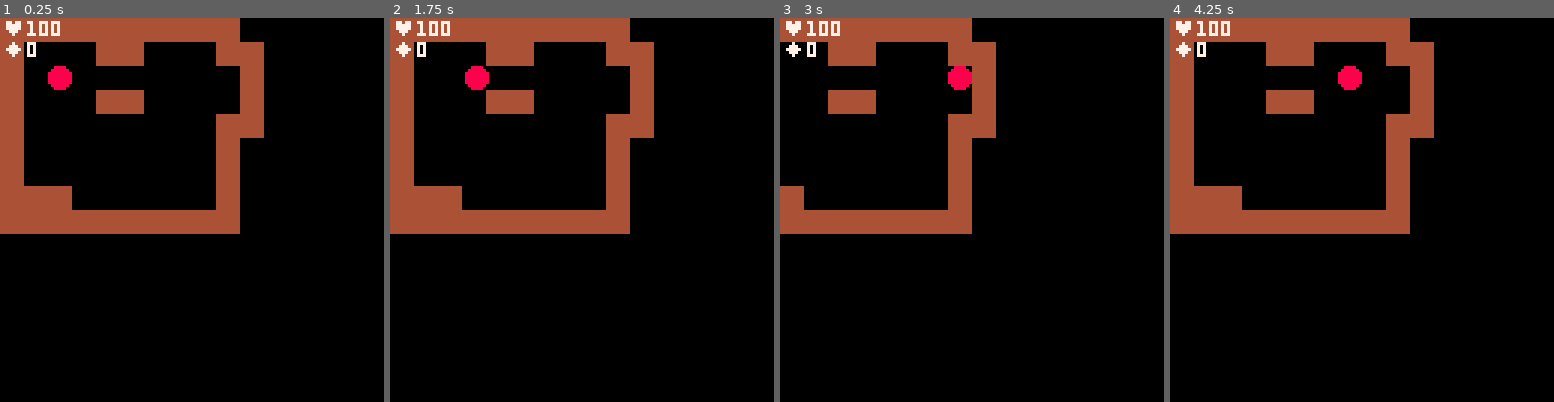
Above: before the commit, frames 1-4 (left to right).
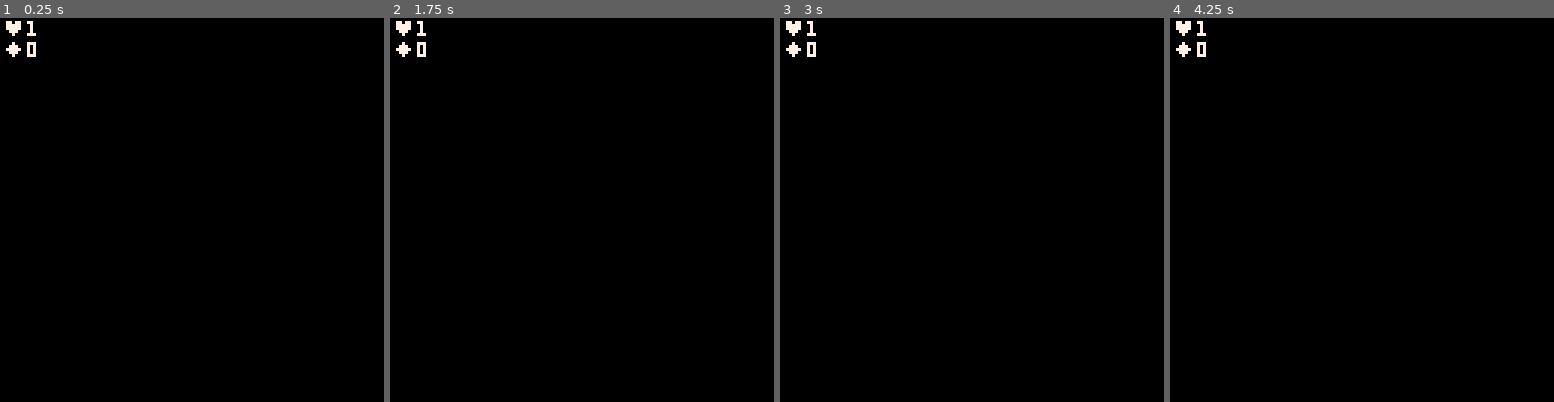
Above: after the commit, the same moments.

Repository: Powersaurus/flutton
Game: PICO-8 cartridge flutton.p8
Two runs of this game, one before a commit and one after it. Both use one fixed random seed, a clock stepped at 60 frames per second and the inputs below.
Inputs:
- Up to frame 1 (0.25 s): no input
- Up to frame 2 (1.75 s): tap X (X key) at 0.33, 1.07 s; hold Right from 1.6 s (still down)
- Up to frame 3 (3 s): tap X (X key) at 1.85, 2.97 s; release Right at 2.1 s; hold Up 2.15-2.42 s; hold Right from 2.47 s (still down)
- Up to frame 4 (4.25 s): release Right at 3.03 s; hold Left 3.08-3.58 s; hold Down 3.63-3.97 s; hold Right from 4.02 s (still down); tap X (X key) at 4.08 s

The runs differ from the first frame. In frame 1, 16% of the frame differs, in the area x 0-69%, y 0-57%; in frame 2, 16%; in frame 3, 12%; in frame 4, 16%.

Commit message:
Squashed url size by removing map + test sprites

Diff:
--- a/flutton.p8
+++ b/flutton.p8
@@ -62,7 +62,7 @@
     e.update=update_p
     p=e
    end
-   if(f&8==8)add(e.hit,function(e,t)if(fget(t.s)&1==1)p.lives-=1end)
+   if(f&8==8)add(e.hit,function(e,t)if(fget(t.s,1))p.lives-=1end)
    if f&16==16 then
     e.update=move
     e.spd=.075
@@ -90,7 +90,7 @@
 end
 
 function get(e,t)
- if(not e.del and fget(t.s)&1==1)score+=1
+ if(not e.del and fget(t.s,1))score+=1
  e.del=true
 end
 
@@ -132,7 +132,7 @@
 function pickup(e,t)
 if act
 and not t.act
-and fget(t.s)&1==1 then
+and fget(t.s,1) then
 t.act=true
 e.timer=0
 e.spd=1
@@ -144,7 +144,7 @@
 function atk(e,t)
 if act
 and not t.act
-and fget(t.s)&1==1 then
+and fget(t.s,1) then
 t.act=true
 e.lives-=1
 if(e.lives<1)e.del=true
@@ -238,26 +238,3 @@
  end
  if(not solid)t.y=my
 end
-
-__gfx__
-00000000008888004444444400000000000000000000000000000000000000000000000000000000000000000000000000000000000000000000000000000000
-00000000088888804444444400000000000000000000000000000000000000000000000000000000000000000000000000000000000000000000000000000000
-00000000888888884444444400000000000000000000000000000000000000000000000000000000000000000000000000000000000000000000000000000000
-00000000888888884444444400000000000000000000000000000000000000000000000000000000000000000000000000000000000000000000000000000000
-00000000888888884444444400000000000000000000000000000000000000000000000000000000000000000000000000000000000000000000000000000000
-00000000888888884444444400000000000000000000000000000000000000000000000000000000000000000000000000000000000000000000000000000000
-00000000088888804444444400000000000000000000000000000000000000000000000000000000000000000000000000000000000000000000000000000000
-00000000008888004444444400000000000000000000000000000000000000000000000000000000000000000000000000000000000000000000000000000000
-__gff__
-0001020000000000000000000000000000000000000000000000000000000000000000000000000000000000000000000000000000000000000000000000000000000000000000000000000000000000000000000000000000000000000000000000000000000000000000000000000000000000000000000000000000000000
-0000000000000000000000000000000000000000000000000000000000000000000000000000000000000000000000000000000000000000000000000000000000000000000000000000000000000000000000000000000000000000000000000000000000000000000000000000000000000000000000000000000000000000
-__map__
-0202020202020202020200000000000000000000000000000000000000000000000000000000000000000000000000000000000000000000000000000000000000000000000000000000000000000000000000000000000000000000000000000000000000000000000000000000000000000000000000000000000000000000
-0200000002020000000202000000000000000000000000000000000000000000000000000000000000000000000000000000000000000000000000000000000000000000000000000000000000000000000000000000000000000000000000000000000000000000000000000000000000000000000000000000000000000000
-0200010000000000000002000000000000000000000000000000000000000000000000000000000000000000000000000000000000000000000000000000000000000000000000000000000000000000000000000000000000000000000000000000000000000000000000000000000000000000000000000000000000000000
-0200000002020000000002000000000000000000000000000000000000000000000000000000000000000000000000000000000000000000000000000000000000000000000000000000000000000000000000000000000000000000000000000000000000000000000000000000000000000000000000000000000000000000
-0200000000000000000202000000000000000000000000000000000000000000000000000000000000000000000000000000000000000000000000000000000000000000000000000000000000000000000000000000000000000000000000000000000000000000000000000000000000000000000000000000000000000000
-0200000000000000000200000000000000000000000000000000000000000000000000000000000000000000000000000000000000000000000000000000000000000000000000000000000000000000000000000000000000000000000000000000000000000000000000000000000000000000000000000000000000000000
-0200000000000000000200000000000000000000000000000000000000000000000000000000000000000000000000000000000000000000000000000000000000000000000000000000000000000000000000000000000000000000000000000000000000000000000000000000000000000000000000000000000000000000
-0202020000000000000200000000000000000000000000000000000000000000000000000000000000000000000000000000000000000000000000000000000000000000000000000000000000000000000000000000000000000000000000000000000000000000000000000000000000000000000000000000000000000000
-0202020202020202020200000000000000000000000000000000000000000000000000000000000000000000000000000000000000000000000000000000000000000000000000000000000000000000000000000000000000000000000000000000000000000000000000000000000000000000000000000000000000000000
Not shown, changed: README.md
